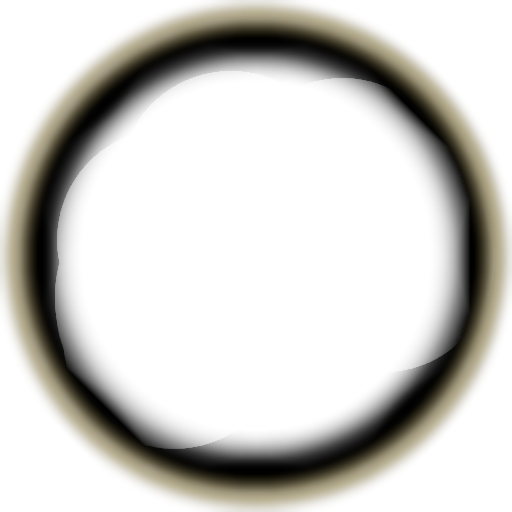
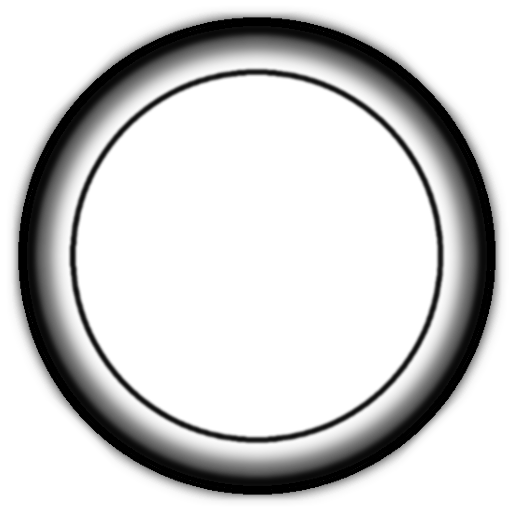
Layer changes from the first 512x512 image to the second:
added layer "circle. kopia #1" (49%) above "circle. kopia" over [5, 4, 510, 508]
added layer "circle. kopia" (68%) above "circle" over [18, 17, 496, 495]
added layer "circle" above "Wklejona warstwa #1" over [11, 11, 502, 501]
added layer "Wklejona warstwa #1" above "Wklejona warstwa" over [67, 66, 446, 446]
added layer "Wklejona warstwa" above "color. kopia" over [109, 108, 404, 404]
added layer "Wklejona warstwa #2" (75%) above "light" over [79, 77, 435, 435]
"color": opacity 100% → 64%, painted on it over [68, 67, 446, 445]
hid "Tło" over [0, 0, 512, 512]
